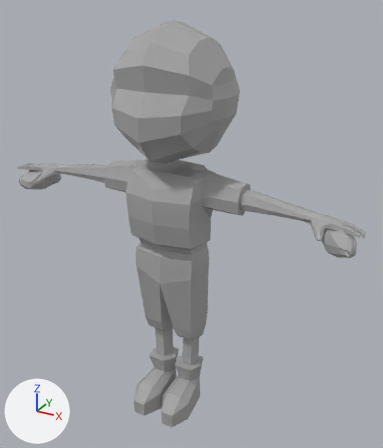
The FBX model Assets/Animations/Character_Mesh_Rigged_with_Good_UVWs_and_no_Clipping.fbx: old version first, new version second.
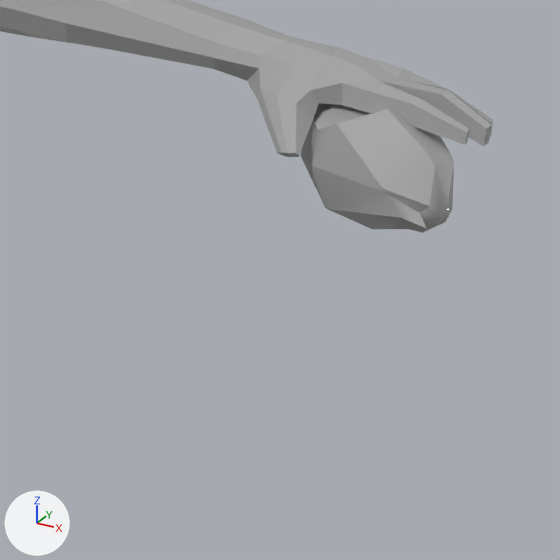
There are two pictures of each version: one whole from a 50 mm lens placed at (0.0498, -0.0822, 0.0847), pointed at (0.002, 0.0047, 0.0412), one close up on the part from 66% to 99% of the width and 46% to 74% of the height. Lighting does not change. The marker at lower left points along +X, +Y and +Z. Where no turn or scale is listed for an object, it has been applied to the vertices.

The older version as bpy lines, for what is in view:
```python
me_mesh = bpy.data.meshes.new('Mesh')
me_mesh.from_pydata(...)  # 605 vertices, 614 faces; spans x -0.0371..0.0371, y -0.0125..0.0125, z -0.0402..0.0402
# faces by material slot: [282, 332]
me_mesh.materials.append(mat_lambert2)  # grey #aaaaaa
me_mesh.materials.append(mat_lambert3)  # grey #aaaaaa
me_mesh_002 = bpy.data.meshes.new('Mesh.002')
me_mesh_002.from_pydata(...)  # 58 vertices, 64 faces; spans x -1.41..1.02, y -1.03..1.01, z -1.35..0.98
me_mesh_002.materials.append(mat_lambert1)  # grey #aaaaaa
ob_body_and_head = bpy.data.objects.new('Body_and_Head', me_mesh)
ob_body_and_head.location = (-0.0002, 0.00277, 0.03988)
ob_weapon_l = bpy.data.objects.new('Weapon_L', me_mesh_002)
ob_weapon_l.location = (0.03308, -0.00117, 0.04673)
ob_weapon_l.rotation_euler = (0.0, 0.0, -2.443)  # degrees (0, 0, -140)
ob_weapon_l.scale = (-0.00217, -0.00451, -0.00217)
```
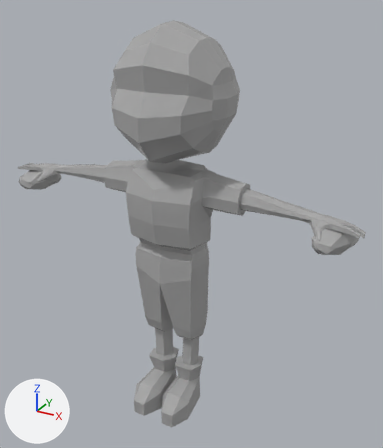
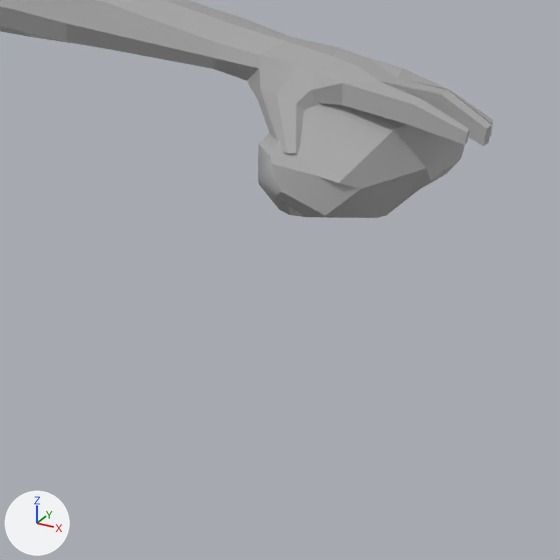
Location of each change, [x1, y1, x2, y2] in pixels of the close-ups (560 x 560 px):
'Weapon_L', moved, turned, rescaled
    before: [300, 104, 454, 233]
    after: [258, 103, 465, 218]

The change, as a list of edits to the scene's bpy script:
```text
Change ob_weapon_l:
    ob_weapon_l.location: (0.03308, -0.00117, 0.04673) -> (0.03234, -0.00117, 0.04673)
    ob_weapon_l.rotation_euler: (0.0, 0.0, -2.443) -> (-3.142, 0.0, -0.698)  # degrees (0, 0, -140) -> degrees (-180, 0, -40)
    ob_weapon_l.scale: (-0.00217, -0.00451, -0.00217) -> (0.00217, 0.00451, 0.00217)
```
